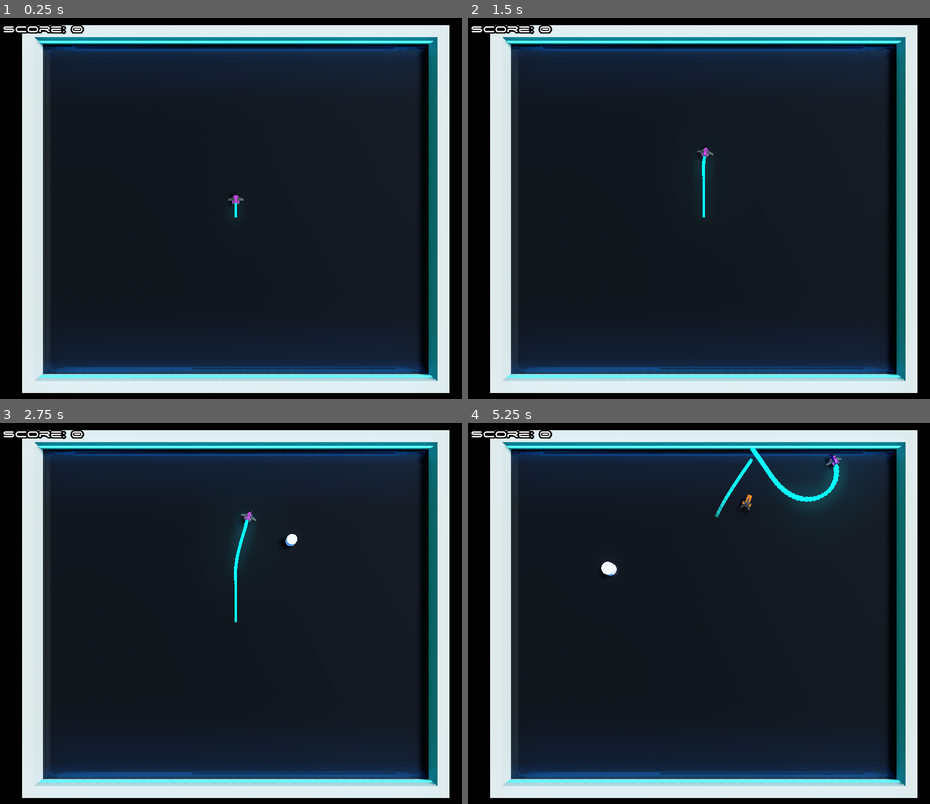
Above: before the commit, frames 1-4 (two rows, left to right).
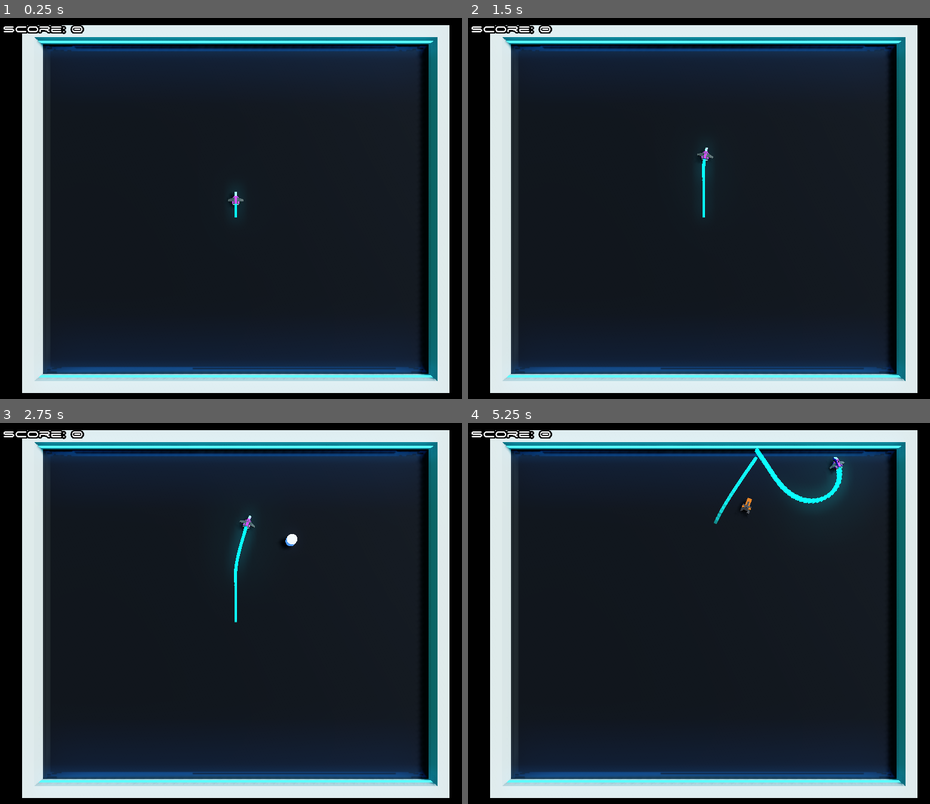
Above: after the commit, the same moments.

Repository: voithos/neoncycles
Game: Godot game, scene res://scenes/Arena.tscn
Two runs of this game, one before a commit and one after it. Both use one fixed random seed, a clock stepped at 60 frames per second and the inputs below. Sound files missing from this copy of the repository are replaced by a short silence.
Inputs:
- Up to frame 1 (0.25 s): no input
- Up to frame 2 (1.5 s): tap Enter (reset_level) at 0.5, 1.25 s; hold Right (turn_right) 0.53-1.28 s; tap P at 0.6, 1.35 s; hold Down (slow_down) from 1.28 s (still down)
- Up to frame 3 (2.75 s): release Down (slow_down) at 2.03 s; hold Right (turn_right) from 2.03 s (still down); tap P at 2.1 s
- Up to frame 4 (5.25 s): tap Enter (reset_level) at 2.75, 4.25 s; release Right (turn_right) at 2.78 s; hold Up (speed_up) 2.78-3.53 s; tap P every 0.75 s from 2.85 to 5.1 s; hold Left (turn_left) 3.53-5.03 s; hold Down (slow_down) from 5.03 s (still down)

The runs differ from the first frame. In frame 1, less than 0.1% of the frame differs, in the area x 49-53%, y 45-50%; in frame 2, less than 0.1%; in frame 3, 0.1%; in frame 4, 0.8%, in the area x 28-82%, y 6-41%.

Commit message:
Misc polish.

Diff:
--- a/project.godot
+++ b/project.godot
@@ -10,7 +10,7 @@
 
 [application]
 
-config/name="Cyclotron"
+config/name="Neon Cycles"
 run/main_scene="res://scenes/Arena.tscn"
 config/icon="res://icon.png"
 
--- a/scenes/Arena.tscn
+++ b/scenes/Arena.tscn
@@ -83,7 +83,9 @@
 
 [node name="EnemySpawn" parent="." instance=ExtResource( 4 )]
 spawn_shape = SubResource( 6 )
-spawn_rate = 1.5
+spawn_rate = 3.0
+spawn_rate_speedup_time = 30.0
+spawn_rate_max_speedup = 5.0
 
 [node name="Camera" parent="." instance=ExtResource( 6 )]
 
--- a/scenes/Craft.gd
+++ b/scenes/Craft.gd
@@ -79,9 +79,9 @@
 func _die():
     if is_dying:
         return
+    is_dying = true
     if is_enemy:
         Score.increment_score()
-    is_dying = true
     if has_node("Explosion"):
         $Explosion.one_shot = true
         $Explosion.emitting = true
--- a/scenes/Player.gd
+++ b/scenes/Player.gd
@@ -1,8 +1,8 @@
 extends "res://scenes/Craft.gd"
 
-const DEFAULT_SPEED = 20
-const FAST_SPEED = 30
-const SLOW_SPEED = 10
+const DEFAULT_SPEED = 19
+const FAST_SPEED = 33
+const SLOW_SPEED = 9
 const ACCEL = 4
 
 const ROTATION_RATE = 1.5 * PI
--- a/scenes/PlayerCraft.tscn
+++ b/scenes/PlayerCraft.tscn
@@ -1,6 +1,16 @@
-[gd_scene load_steps=3 format=2]
+[gd_scene load_steps=4 format=2]
 
 [ext_resource path="res://assets/craft_speederD.glb" type="PackedScene" id=1]
+
+[sub_resource type="SpatialMaterial" id=2]
+metallic = 0.84
+metallic_specular = 0.86
+roughness = 0.13
+emission_enabled = true
+emission = Color( 0.188235, 0.941176, 0.905882, 1 )
+emission_energy = 5.0
+emission_operator = 0
+emission_on_uv2 = false
 
 [sub_resource type="SpatialMaterial" id=1]
 albedo_color = Color( 0.8, 0.254902, 1, 1 )
@@ -9,4 +19,5 @@
 
 [node name="craft_speederD" parent="tmpParent" index="0"]
 transform = Transform( 1, 0, 0, 0, 1, 0, 0, 0, 1, 0, 0, 0 )
+material/2 = SubResource( 2 )
 material/3 = SubResource( 1 )
